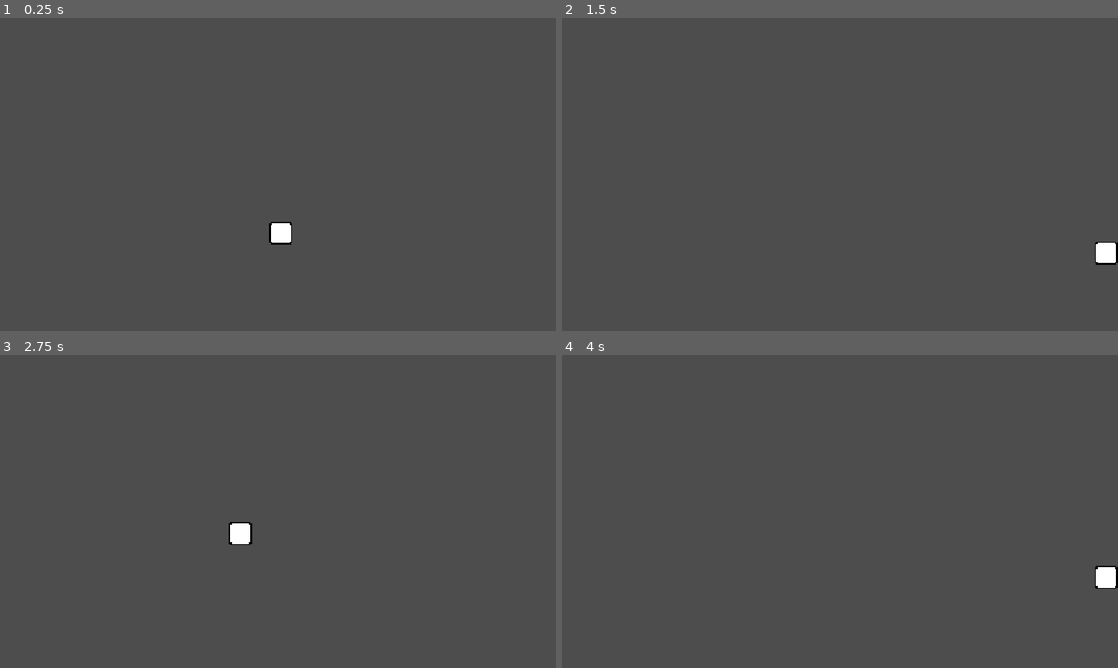
Above: before the commit, frames 1-4 (two rows, left to right).
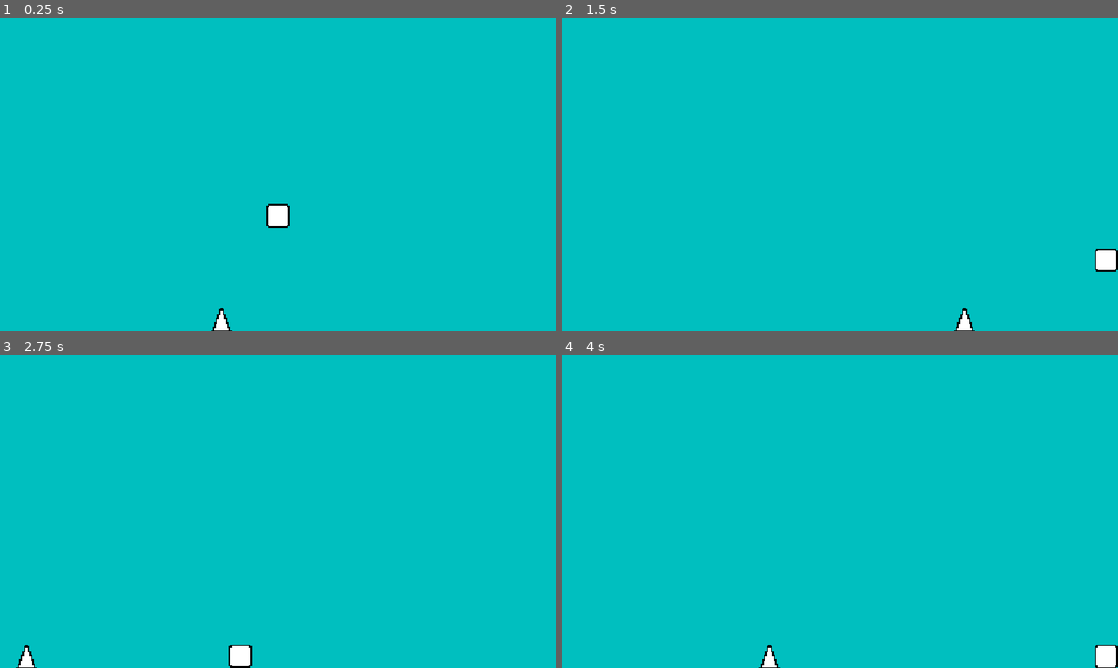
Above: after the commit, the same moments.

Repository: vindognz/dodge-the-spikes
Game: Godot game, scene res://scenes/game.tscn
Two runs of this game, one before a commit and one after it. Both use one fixed random seed, a clock stepped at 60 frames per second and the inputs below.
Inputs (mouse positions are in pixels of both pictures, inside the frame that each line leads up to):
- Up to frame 1 (0.25 s): no input
- Up to frame 2 (1.5 s): tap Enter (ui_accept) at 0.5, 0.6 s; move the mouse to (962, 158) at 0.52 s; hold Right (ui_right) from 0.53 s (still down); click (962, 158) at 0.67 s; tap Space (jump, bound only after the commit) at 0.77, 0.8, 1.07, 1.35 s; move the mouse to (728, 190) at 1.27 s
- Up to frame 3 (2.75 s): tap Space (jump, bound only after the commit) at 1.52, 1.82, 2.3 s; tap Enter (ui_accept) at 1.55, 2.1 s; move the mouse to (333, 442) at 2.02 s; release Right (ui_right) at 2.03 s; hold Left (ui_left) from 2.03 s (still down)
- Up to frame 4 (4 s): move the mouse to (812, 574) at 2.77 s; release Left (ui_left) at 2.78 s; hold Right (ui_right) from 2.78 s (still down); tap Alt at 2.85 s; click (812, 574) at 2.92 s; tap Space (jump, bound only after the commit) at 3.02, 3.32, 3.77, 3.8 s; tap Enter (ui_accept) at 3.05 s; move the mouse to (1006, 558) at 3.52 s; tap Shift at 3.6 s

The runs differ from the first frame. In frame 1, 100% of the frame differs, in the area x 0-100%, y 0-100%; in frame 2, 100%; in frame 3, 100%; in frame 4, 100%.

Commit message:
Basic moving spike with debug collision info done!

Diff:
--- a/project.godot
+++ b/project.godot
@@ -24,6 +24,28 @@
 
 enabled=PackedStringArray("res://addons/godot_super-wakatime/plugin.cfg")
 
+[input]
+
+jump={
+"deadzone": 0.2,
+"events": [Object(InputEventKey,"resource_local_to_scene":false,"resource_name":"","device":-1,"window_id":0,"alt_pressed":false,"shift_pressed":false,"ctrl_pressed":false,"meta_pressed":false,"pressed":false,"keycode":0,"physical_keycode":32,"key_label":0,"unicode":32,"location":0,"echo":false,"script":null)
+, Object(InputEventKey,"resource_local_to_scene":false,"resource_name":"","device":-1,"window_id":0,"alt_pressed":false,"shift_pressed":false,"ctrl_pressed":false,"meta_pressed":false,"pressed":false,"keycode":0,"physical_keycode":4194320,"key_label":0,"unicode":0,"location":0,"echo":false,"script":null)
+, Object(InputEventKey,"resource_local_to_scene":false,"resource_name":"","device":-1,"window_id":0,"alt_pressed":false,"shift_pressed":false,"ctrl_pressed":false,"meta_pressed":false,"pressed":false,"keycode":0,"physical_keycode":87,"key_label":0,"unicode":119,"location":0,"echo":false,"script":null)
+]
+}
+left={
+"deadzone": 0.2,
+"events": [Object(InputEventKey,"resource_local_to_scene":false,"resource_name":"","device":-1,"window_id":0,"alt_pressed":false,"shift_pressed":false,"ctrl_pressed":false,"meta_pressed":false,"pressed":false,"keycode":0,"physical_keycode":65,"key_label":0,"unicode":97,"location":0,"echo":false,"script":null)
+, Object(InputEventKey,"resource_local_to_scene":false,"resource_name":"","device":-1,"window_id":0,"alt_pressed":false,"shift_pressed":false,"ctrl_pressed":false,"meta_pressed":false,"pressed":false,"keycode":0,"physical_keycode":4194319,"key_label":0,"unicode":0,"location":0,"echo":false,"script":null)
+]
+}
+right={
+"deadzone": 0.2,
+"events": [Object(InputEventKey,"resource_local_to_scene":false,"resource_name":"","device":-1,"window_id":0,"alt_pressed":false,"shift_pressed":false,"ctrl_pressed":false,"meta_pressed":false,"pressed":false,"keycode":0,"physical_keycode":4194321,"key_label":0,"unicode":0,"location":0,"echo":false,"script":null)
+, Object(InputEventKey,"resource_local_to_scene":false,"resource_name":"","device":-1,"window_id":0,"alt_pressed":false,"shift_pressed":false,"ctrl_pressed":false,"meta_pressed":false,"pressed":false,"keycode":0,"physical_keycode":68,"key_label":0,"unicode":100,"location":0,"echo":false,"script":null)
+]
+}
+
 [physics]
 
 3d/physics_engine="Jolt Physics"
--- a/scenes/game.tscn
+++ b/scenes/game.tscn
@@ -1,13 +1,21 @@
 [gd_scene format=3 uid="uid://d2misia3lhq5r"]
 
 [ext_resource type="PackedScene" uid="uid://bvyjhp7v0x04v" path="res://scenes/player.tscn" id="1_uwrxv"]
+[ext_resource type="PackedScene" uid="uid://uxx4nd6pm7q2" path="res://scenes/spike.tscn" id="2_yqjtg"]
 
 [sub_resource type="WorldBoundaryShape2D" id="WorldBoundaryShape2D_6ygxs"]
 
 [node name="Game" type="Node2D" unique_id=989393803]
 
+[node name="Background" type="ColorRect" parent="." unique_id=908827997]
+offset_left = -192.0
+offset_top = -216.0
+offset_right = 192.0
+color = Color(0, 0.7480419, 0.74804187, 1)
+metadata/_edit_use_anchors_ = true
+
 [node name="Player" parent="." unique_id=129299254 instance=ExtResource("1_uwrxv")]
-position = Vector2(2, -96)
+position = Vector2(0, -108)
 
 [node name="Camera" type="Camera2D" parent="." unique_id=1095580906]
 position = Vector2(0, -108)
@@ -31,3 +39,6 @@
 position = Vector2(192, 0)
 rotation = -1.5707964
 shape = SubResource("WorldBoundaryShape2D_6ygxs")
+
+[node name="Spike" parent="." unique_id=1536941388 instance=ExtResource("2_yqjtg")]
+position = Vector2(-64, -8)
--- /dev/null
+++ b/scenes/spike.tscn
@@ -0,0 +1,17 @@
+[gd_scene format=3 uid="uid://uxx4nd6pm7q2"]
+
+[ext_resource type="Script" uid="uid://das5yh752d3g5" path="res://scripts/spike.gd" id="1_7a7y0"]
+[ext_resource type="Texture2D" uid="uid://csghd7noxreme" path="res://assets/spike.png" id="1_ljd5v"]
+
+[node name="Spike" type="Node2D" unique_id=1536941388]
+script = ExtResource("1_7a7y0")
+
+[node name="Area2D" type="Area2D" parent="." unique_id=1327343234]
+
+[node name="Sprite2D" type="Sprite2D" parent="Area2D" unique_id=446758448]
+texture = ExtResource("1_ljd5v")
+
+[node name="CollisionPolygon2D" type="CollisionPolygon2D" parent="Area2D" unique_id=154330122]
+polygon = PackedVector2Array(0, 0, 0, -8, -7, 8, 7, 8, 0, -8, 0, -8, 0, -8)
+
+[connection signal="body_entered" from="Area2D" to="." method="_on_area_2d_body_entered"]
--- a/scripts/player.gd
+++ b/scripts/player.gd
@@ -1,7 +1,7 @@
 extends CharacterBody2D
 
 const SPEED = 300.0
-const JUMP_VELOCITY = -400.0
+const JUMP_VELOCITY = 400.0
 
 func _physics_process(delta: float) -> void:
 	# Add the gravity.
@@ -9,12 +9,11 @@
 		velocity += get_gravity() * delta
 
 	# Handle jump.
-	if Input.is_action_just_pressed("ui_accept") and is_on_floor():
-		velocity.y = JUMP_VELOCITY
+	if Input.is_action_just_pressed("jump") and is_on_floor():
+		velocity.y = -JUMP_VELOCITY
 
 	# Get the input direction and handle the movement/deceleration.
-	# As good practice, you should replace UI actions with custom gameplay actions.
-	var direction := Input.get_axis("ui_left", "ui_right")
+	var direction := Input.get_axis("left", "right")
 	if direction:
 		velocity.x = direction * SPEED
 	else:
--- /dev/null
+++ b/scripts/spike.gd
@@ -0,0 +1,20 @@
+extends Node2D
+
+const SPEED = 100;
+
+# Called when the node enters the scene tree for the first time.
+func _ready() -> void:
+	pass # Replace with function body.
+
+@onready var camera = get_parent().get_node("Camera")
+
+# Called every frame. 'delta' is the elapsed time since the previous frame.
+func _process(delta: float) -> void:
+	var screen_width = get_viewport_rect().size.x / camera.zoom.x
+	position.x += SPEED * delta
+
+	if position.x > screen_width/2:
+		position.x = -screen_width/2
+
+func _on_area_2d_body_entered(body: Node2D) -> void:
+	print("COLLISION")
Binary file added: assets/spike.png
Not shown, added: assets/spike.png.import
Not shown, added: scripts/spike.gd.uid
